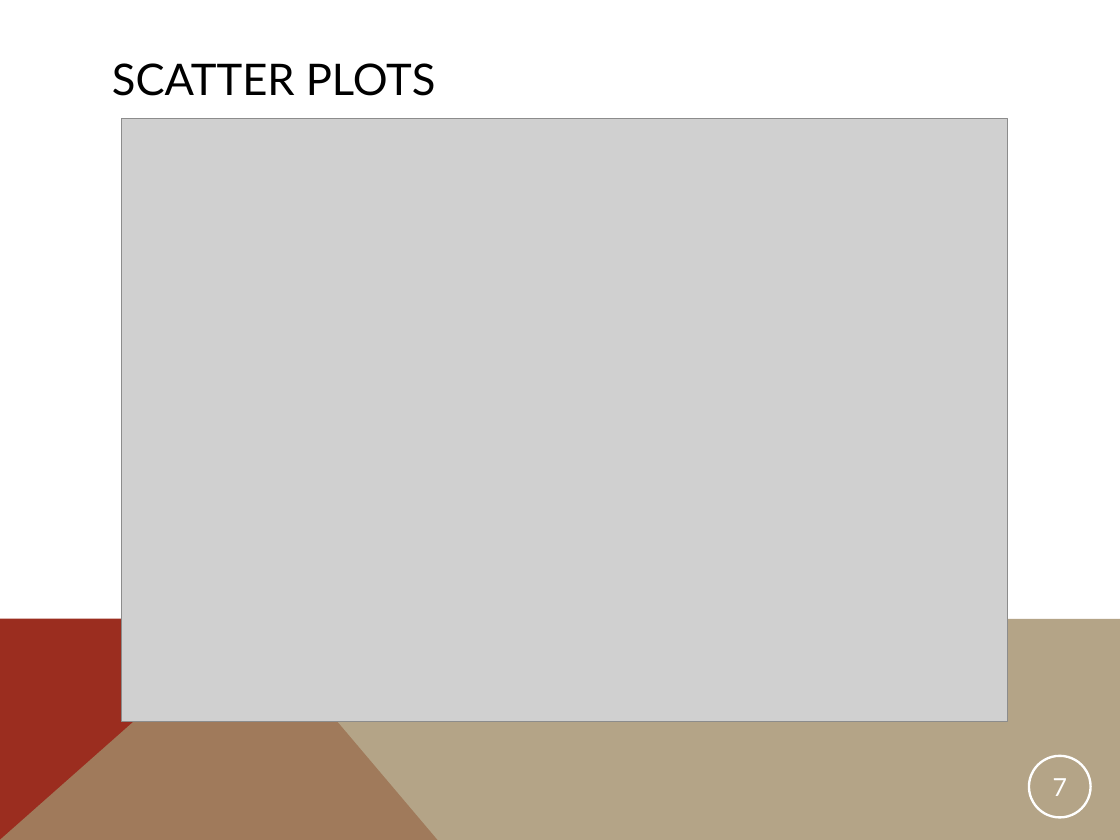
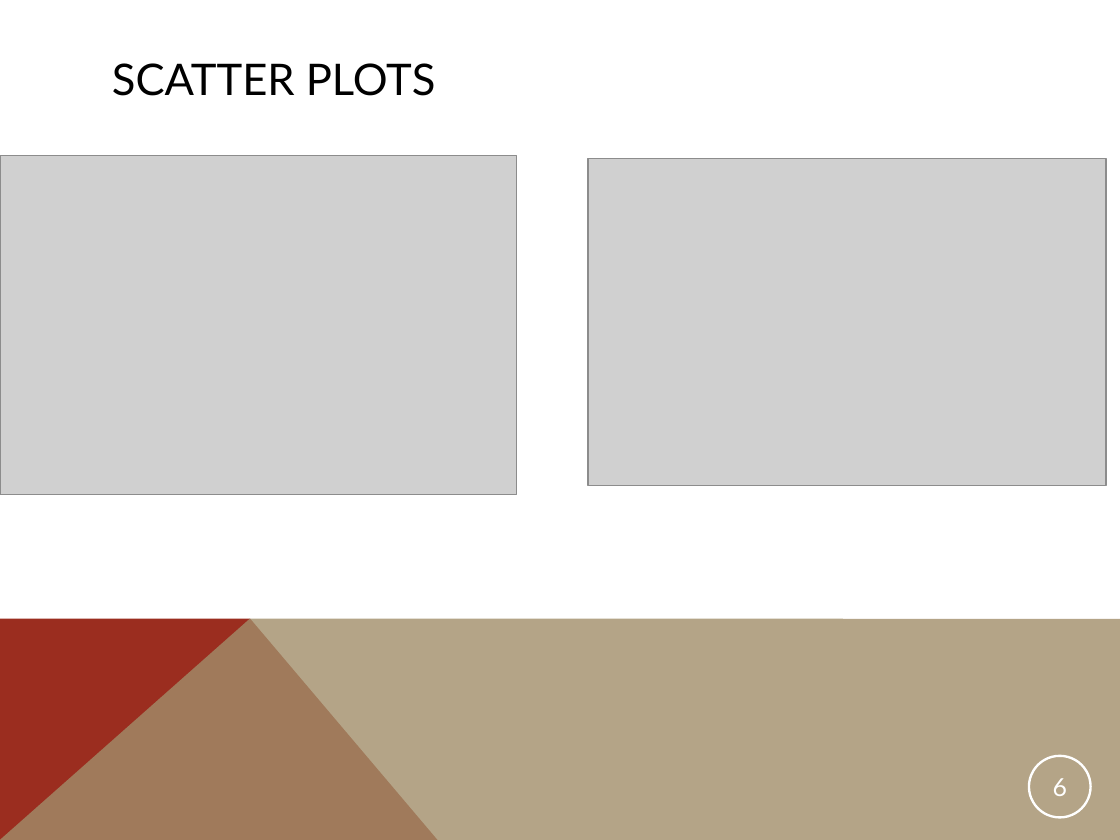
Before and after one commit to yerraeee/mY_SpringBoard, a slide deck: slide 6 of Capstone1_House_Price_Prediction/my_CapStone1_House_Price_Prediction_Presentation.ppt (slide 7 before the commit). Drawn at 1120x840 pixels with LibreOffice and Linux fonts; fonts in the diff are those of the drawing; grey boxes stand for pictures. Boxes give left, top, right and bottom in pixels: in the first picture for what was removed or moved away, otherwise in the second. Text is boxed around its words. In the diff, an @@ line names an element or a change of style, - is before the commit and + after.

```diff
--- a/Capstone1_House_Price_Prediction/my_CapStone1_House_Price_Prediction_Presentation.ppt
+++ b/Capstone1_House_Price_Prediction/my_CapStone1_House_Price_Prediction_Presentation.ppt
@@ picture: place and size @@
-picture at box(121, 119, 1008, 722)
+picture at box(0, 156, 516, 495)
@@ picture added at box(588, 159, 1107, 486) @@
@@ page number at box(1053, 778, 1067, 796): text changed @@
-7
+6
```
Also in this commit, not shown: 5 other slides changed, 3 slides added, 2 slides removed, 2 other files.
